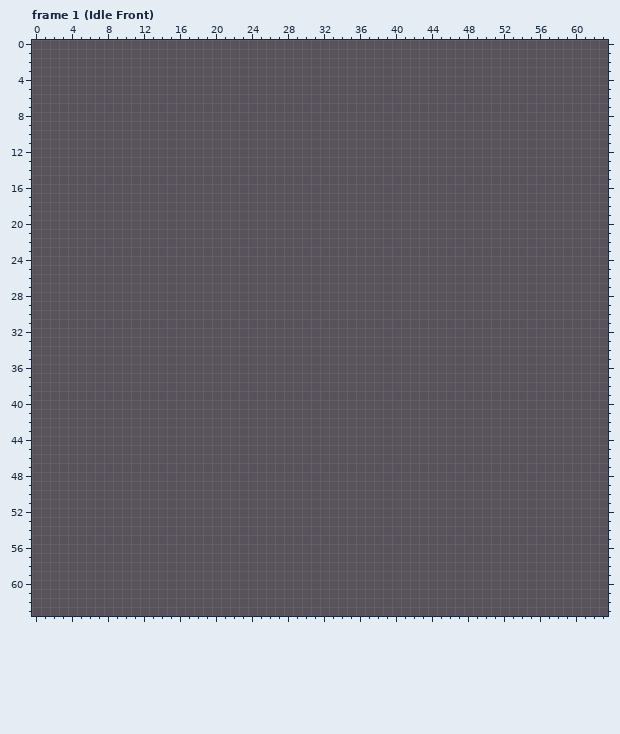
Pixel-art file -- Assets/Art/player/playeridle.aseprite. Above is the file before it was changed.
64x64 pixels, 3 frames. Colours within 5 levels of each other are drawn and written as one. Shown: frame 1 (Idle Front). The commit also changed other frames, which this record leaves out.
The result:
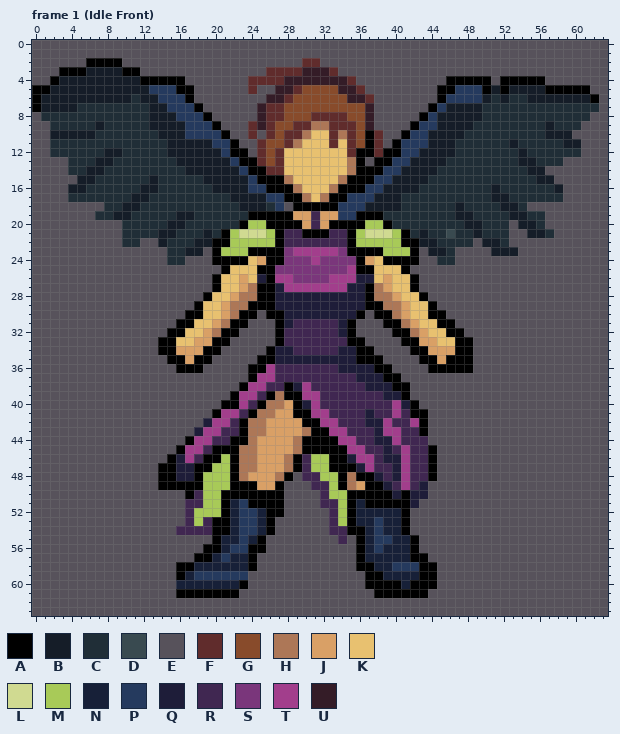
Palette (. is transparent): A #000000  B #151d28  C #202e37  D #394a50  E #57525b  F #602c2c  G #884b2b  H #ad7757  J #d9a066  K #e8c170  L #d0da91  M #a8ca58  N #172038  P #253a5e  Q #1e1d39  R #402751  S #7a367b  T #a23e8c  U #341c27
Change:
layer "Flattened" now shown
Frame 1 (Idle Front), layer "Flattened":
y 2: x 6..9 EEEE -> AAAA; x 30..31 EE -> FF
y 3: x 3..11 EEEEEEEEE -> AAABBBBAA; x 26..33 EEEEEEEE -> FFFFUUUF
y 4: x 2..16 EEEEEEEEEEEEEEE -> ABBBBBBBBBAAAAA; x 24..35 EEEEEEEEEEEE -> FFFFUUUUUUUF; x 46..50 EEEEE -> AAAAA; x 52..56 EEEEE -> AAAAA
y 5: x 0..17 EEEEEEEEEEEEEEEEEE -> AABBBBBBBBBBBPPPAA; x 24 E -> F; x 27..36 EEEEEEEEEE -> UUFGGGGUUF; x 45..61 EEEEEEEEEEEEEEEEE -> AAPPPABABBBBAAAAA
y 6: x 0..17 EEEEEEEEEEEEEEEEEE -> ABBBBBBBBBBCBBPPPA; x 26..37 EEEEEEEEEEEE -> UUFGGGGGGUUF; x 45..62 EEEEEEEEEEEEEEEEEE -> APPPPBCBCCBBBBBBBA
y 7: x 0..18 EEEEEEEEEEEEEEEEEEE -> ABBBBCCCCCCCCBBPPPA; x 25..37 EEEEEEEEEEEEE -> UFFGGGGGGGGGU; x 44..62 EEEEEEEEEEEEEEEEEEE -> APBBBBCCCCCCCCCCCCC
y 8: x 1..19 EEEEEEEEEEEEEEEEEEE -> CCCCCCCCCCCCBBBPPPA; x 25..37 EEEEEEEEEEEEE -> UFFGGGFFFFGGU; x 43..61 EEEEEEEEEEEEEEEEEEE -> APBBBBBCCCCCCCCCCCC
y 9: x 2..20 EEEEEEEEEEEEEEEEEEE -> CCCCCBCCCCCBBBBPPPA; x 24..37 EEEEEEEEEEEEEE -> FUFGGFFHHFFFGU; x 42..60 EEEEEEEEEEEEEEEEEEE -> APPBBBBCCCCCCCCBCCC
y 10: x 2..21 EEEEEEEEEEEEEEEEEEEE -> BBBBBCCCCCCCBBBPPPPA; x 24 E -> F; x 26..38 EEEEEEEEEEEEE -> FGFFHKKFHFGAF; x 41..59 EEEEEEEEEEEEEEEEEEE -> APPBBBBCCCCCCCCCBBB
y 11: x 2..22 EEEEEEEEEEEEEEEEEEEEE -> CCCCCCCCCCCCCBBBBBPPA; x 25..38 EEEEEEEEEEEEEE -> FGGFHKKKFKFGAF; x 40..60 EEEEEEEEEEEEEEEEEEEEE -> APPPBBBCCCCCCBCCCCCBB
y 12: x 2..23 EEEEEEEEEEEEEEEEEEEEEE -> CCCCCCBBCCCCCBBBBBBPAA; x 25..60 EEEEEEEEEEEEEEEEEEEEEEEEEEEEEEEEEEEE -> FGFKKKKKKKFAAFAAPPBBBBCCCCCCCBCCCCCC
y 13: x 4..36 EEEEEEEEEEEEEEEEEEEEEEEEEEEEEEEEE -> CCCBBCCCCCCCBBBBBBPAAFGFKKKKKKKHA; x 38..58 EEEEEEEEEEEEEEEEEEEEE -> AAPPBBBBCCCCCCCCBBCCC
y 14: x 4..56 EEEEEEEEEEEEEEEEEEEEEEEEEEEEEEEEEEEEEEEEEEEEEEEEEEEEE -> CCBBCCCCCCCCCBBBBBBPAAFFKKKKKKKHAAAPPBBBBCCCCCCCCCCBB
y 15: x 5..57 EEEEEEEEEEEEEEEEEEEEEEEEEEEEEEEEEEEEEEEEEEEEEEEEEEEEE -> BBCCCCCCBCCCCCBBBBBPAAAHKKKKKHAAAPPBBBBCCCCCCCCCCCCBB
y 16: x 4..58 EEEEEEEEEEEEEEEEEEEEEEEEEEEEEEEEEEEEEEEEEEEEEEEEEEEEEEE -> BBCCCCCCBBCCCCCCBBBBPPAAAHKKKHAAAPPBBBBCCCCCCCCBCCCCCCB
y 17: x 4..58 EEEEEEEEEEEEEEEEEEEEEEEEEEEEEEEEEEEEEEEEEEEEEEEEEEEEEEE -> CCCCCCCBBCCCCCCCCCBBBBPPAAHKHAAPPPBBBCCCCCCCCCCBBCCCCCC
y 18: x 8..27 EEEEEEEEEEEEEEEEEEEE -> CCBBCCCCCCCCCCCBBBCP; x 29..54 EEEEEEEEEEEEEEEEEEEEEEEEEE -> AAAAAPPPBBBBCCCCCCBCCCCBBC
y 19: x 7..56 EEEEEEEEEEEEEEEEEEEEEEEEEEEEEEEEEEEEEEEEEEEEEEEEEE -> CCBBCCCCCBBCCCCCCAAAAAJJRJJPPAAACCCCCCCCBBCCCCBBCC
y 20: x 10..52 EEEEEEEEEEEEEEEEEEEEEEEEEEEEEEEEEEEEEEEEEEE -> CCCCCBBCCCCCCAMMAAAAJRJAAAAMMACCCCCCCCBBCCC; x 54..56 EEE -> BBC
y 21: x 10..52 EEEEEEEEEEEEEEEEEEEEEEEEEEEEEEEEEEEEEEEEEEE -> CCCCBBCCCBCAMLLLMARRAAARRAMLLLMACBCCDCCBCCC; x 55..57 EEE -> BBC
y 22: x 10..11 EE -> CC; x 14..48 EEEEEEEEEEEEEEEEEEEEEEEEEEEEEEEEEEE -> BCCCBBAAMMMMMARRRRRRRAMMMMMAABBCCCC; x 50..52 EEE -> BBC
y 23: x 15..18 EEEE -> CCBB; x 20..42 EEEEEEEEEEEEEEEEEEEEEEE -> AMMMAAAASTTTTTSAAAAMMMA; x 44..46 EEE -> BBC; x 51..53 EEE -> BBB
y 24: x 15..16 EE -> CC; x 20..42 EEEEEEEEEEEEEEEEEEEEEEE -> AAAAKJAASSSTSSSSAJKAAAA; x 45..46 EE -> CC
y 25: x 21..41 EEEEEEEEEEEEEEEEEEEEE -> AKKKAASSSSSSSSTAAKKKA
y 26: x 20..42 EEEEEEEEEEEEEEEEEEEEEEE -> AKKJKQATTSSSSTTTQQKJKKA
y 27: x 20..42 EEEEEEEEEEEEEEEEEEEEEEE -> AKKJHAAQTTTTTTTQQAHJKKA
y 28: x 19..43 EEEEEEEEEEEEEEEEEEEEEEEEE -> AKKJHHAAQQQQQQQQQQAHHJKKA
y 29: x 18..44 EEEEEEEEEEEEEEEEEEEEEEEEEEE -> AKKJHHAAAQQQQQQQQQQAAHHJKKA
y 30: x 17..24 EEEEEEEE -> AAKKJHAA; x 26..36 EEEEEEEEEEE -> AAQQQQQQQQA; x 38..45 EEEEEEEE -> AAHJKKAA
y 31: x 16..23 EEEEEEEE -> AAKKJHAA; x 27..35 EEEEEEEEE -> AQRRRRRQA; x 39..46 EEEEEEEE -> AAHJKKAA
y 32: x 15..22 EEEEEEEE -> AAKKJHAA; x 27..35 EEEEEEEEE -> ARRRRRRQA; x 40..47 EEEEEEEE -> AAHJKKAA
y 33: x 14..21 EEEEEEEE -> AAKKJJAA; x 27..36 EEEEEEEEEE -> ARRRRRRRAA; x 41..48 EEEEEEEE -> AAJJKKAA
y 34: x 14..20 EEEEEEE -> AAJJJAA; x 26..37 EEEEEEEEEEEE -> AQQRRRRRQQAA; x 42..48 EEEEEEE -> AAJJJAA
y 35: x 15..19 EEEEE -> AAJAA; x 25..38 EEEEEEEEEEEEEE -> AAQQQQQQQQQAAA; x 43..48 EEEEEE -> AAJAAA
y 36: x 16..18 EEE -> AAA; x 24..39 EEEEEEEEEEEEEEEE -> AATRRRRRRRQQQQAA; x 44..48 EEEEE -> AAAAA
y 37: x 24..40 EEEEEEEEEEEEEEEEE -> ATTRRRRRRRRRQQQAA
y 38: x 23..41 EEEEEEEEEEEEEEEEEEE -> ATTRRAQTRRRRRRQQQAA
y 39: x 22..41 EEEEEEEEEEEEEEEEEEEE -> ATTRAHAATTRRRRRRRQQA
y 40: x 21..42 EEEEEEEEEEEEEEEEEEEEEE -> AATRAHHJAQTRRRRRRRRTQA
y 41: x 20..43 EEEEEEEEEEEEEEEEEEEEEEEE -> ATTRAHHJJAATTRRRRQRRTRAA
y 42: x 19..43 EEEEEEEEEEEEEEEEEEEEEEEEE -> QTTRAHHJJJJAATTRRRQQTRRTA
y 43: x 18..43 EEEEEEEEEEEEEEEEEEEEEEEEEE -> QTTRRAHHJJJJHAATTRRRQTTRRA
y 44: x 17..43 EEEEEEEEEEEEEEEEEEEEEEEEEEE -> ATTRRAAHJJJJHAAAATTRRQQTRRR
y 45: x 16..44 EEEEEEEEEEEEEEEEEEEEEEEEEEEEE -> ATTRAAAHHJJJJHAAAAATTRRQRTRRA
y 46: x 15..44 EEEEEEEEEEEEEEEEEEEEEEEEEEEEEE -> AQTRAAMAHHJJJHARMMAAQTTRQQTRRA
y 47: x 14..44 EEEEEEEEEEEEEEEEEEEEEEEEEEEEEEE -> AAQQAAMMAHHJJJHARMMAAAQTRRQTRRA
y 48: x 14..28 EEEEEEEEEEEEEEE -> AAQQAMMMAHJJJHA; x 30..44 EEEEEEEEEEEEEEE -> RRMMAHAAQRQTRRA
y 49: x 14..27 EEEEEEEEEEEEEE -> AAAAAMMMAAAJJA; x 31..43 EEEEEEEEEEEEE -> RRMAHJAAQRTRQ
y 50: x 17..27 EEEEEEEEEEE -> ARMMAAAAAAA; x 32..43 EEEEEEEEEEEE -> RMMAAAAAQAQQ
y 51: x 17..27 EEEEEEEEEEE -> RRMMANPAAAA; x 32..42 EEEEEEEEEEE -> RRMANAAAAAQ
y 52: x 17..27 EEEEEEEEEEE -> RMMMANPPNAA; x 33..41 EEEEEEEEE -> RMANNNNNA
y 53: x 17..26 EEEEEEEEEE -> RMRAANPPNA; x 33..41 EEEEEEEEE -> RMANNPNNA
y 54: x 16..26 EEEEEEEEEEE -> RRRRAANPPNA; x 33..41 EEEEEEEEE -> RRAANPNNA
y 55: x 20..25 EEEEEE -> ANNPNA; x 34 E -> R; x 36..42 EEEEEEE -> ANPPNNA
y 56: x 19..25 EEEEEEE -> AANPPAA; x 36..42 EEEEEEE -> ANPNNNA
y 57: x 18..24 EEEEEEE -> AANPNNA; x 36..43 EEEEEEEE -> ANNNNNAA
y 58: x 16..24 EEEEEEEEE -> AANNNNNNA; x 36..44 EEEEEEEEE -> AANNPPPAA
y 59: x 16..23 EEEEEEEE -> ANPPPPPP; x 37..44 EEEEEEEE -> AANNNNAA
y 60: x 16..23 EEEEEEEE -> NNNNNNNA; x 37..44 EEEEEEEE -> AAAANAAA
y 61: x 16..22 EEEEEEE -> AAAAAAA; x 38..43 EEEEEE -> AAAAAA
